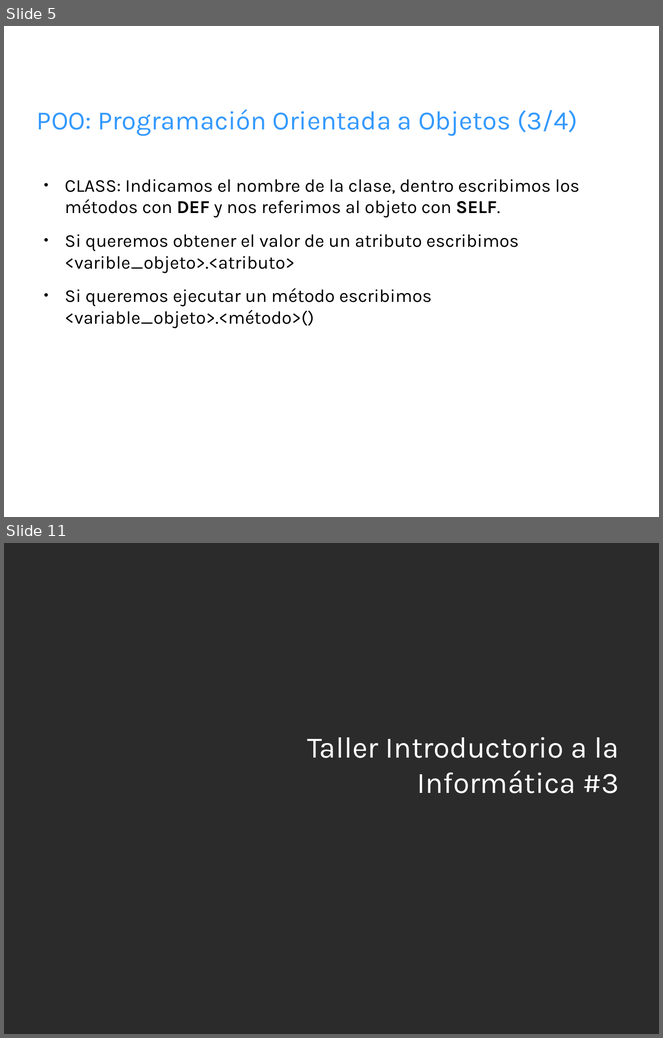
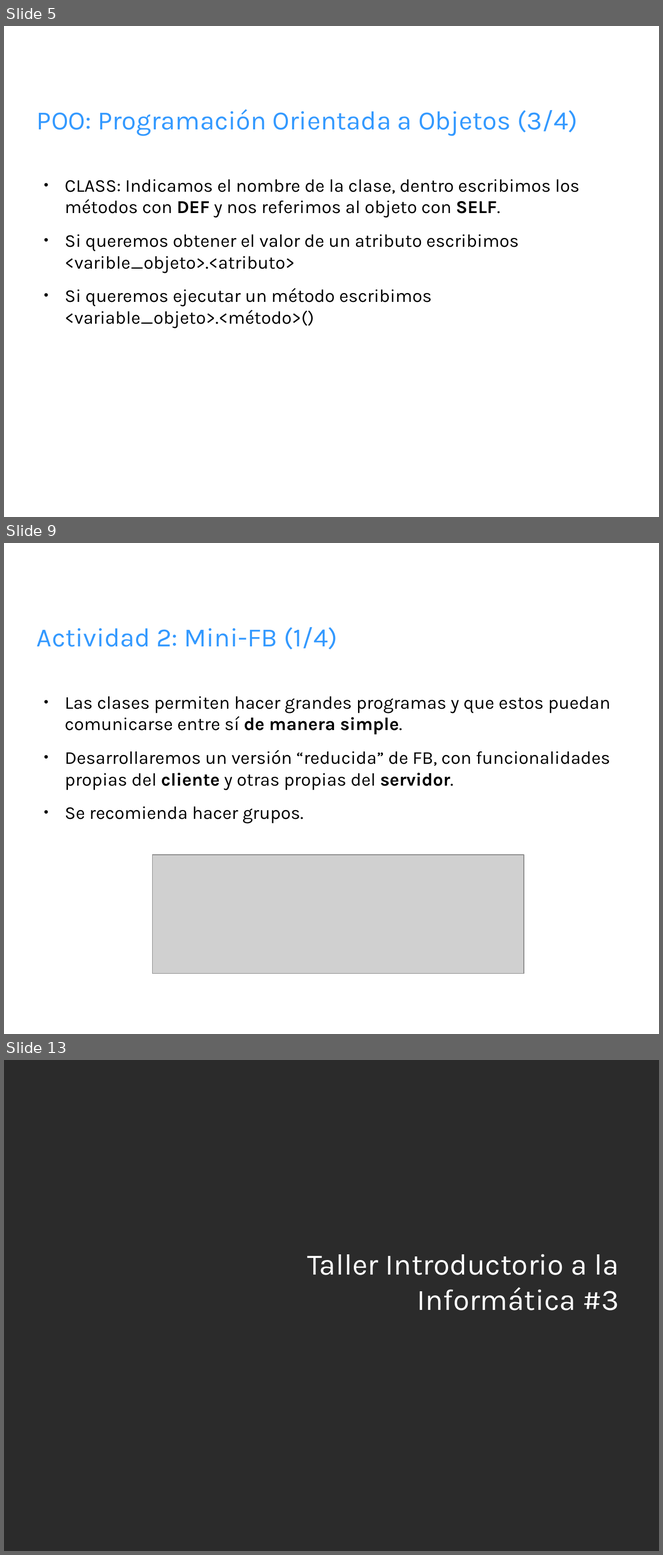
Before and after one commit to fbrzd/Python-taller, a slide deck: sesion-3/TII-3.odp. Shown one above the other, each under a label of ours: slides 5 and 11 before the commit, slides 5, 9 and 13 after it; the slides between them are not shown. The pictures are 663x1038 and 663x1555 pixels, drawn with LibreOffice and Linux fonts; fonts in the diff are those of the drawing; grey boxes stand for pictures; background and template pictures are left out; a plain dark background stands for a picture behind light text. Boxes give left, top, right and bottom in pixels: in the first picture for what was removed or moved away, otherwise in the second. Text is boxed around its words. In the diff, an @@ line names an element or a change of style, - is before the commit and + after.

```diff
--- a/sesion-3/TII-3.odp
+++ b/sesion-3/TII-3.odp
@@ slide 9 added at bbox=[4, 543, 659, 1034], background picture (left out) @@
@@ title added at bbox=[37, 627, 337, 650], 32 pt, text #3399FF @@
+Actividad 2: Mini-FB (1/4)
@@ text added at bbox=[65, 696, 611, 824], 22 pt, text #000000 @@
+● Las clases permiten hacer grandes programas y que estos puedan comunicarse entre sí de manera simple.
+● Desarrollaremos un versión “reducida” de FB, con funcionalidades propias del cliente y otras propias del servidor.
+● Se recomienda hacer grupos.
@@ picture added at bbox=[153, 855, 524, 974] @@
@@ what was slide 11 is now slide 13 @@
```
Also in this commit, not shown: 4 slides changed, 2 other slides added, 1 slide removed.
